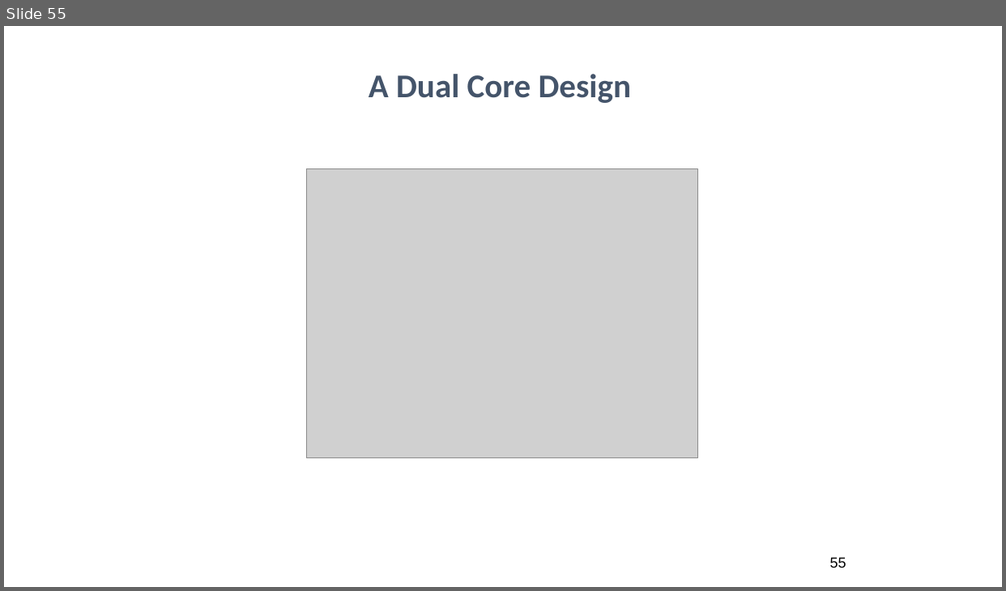
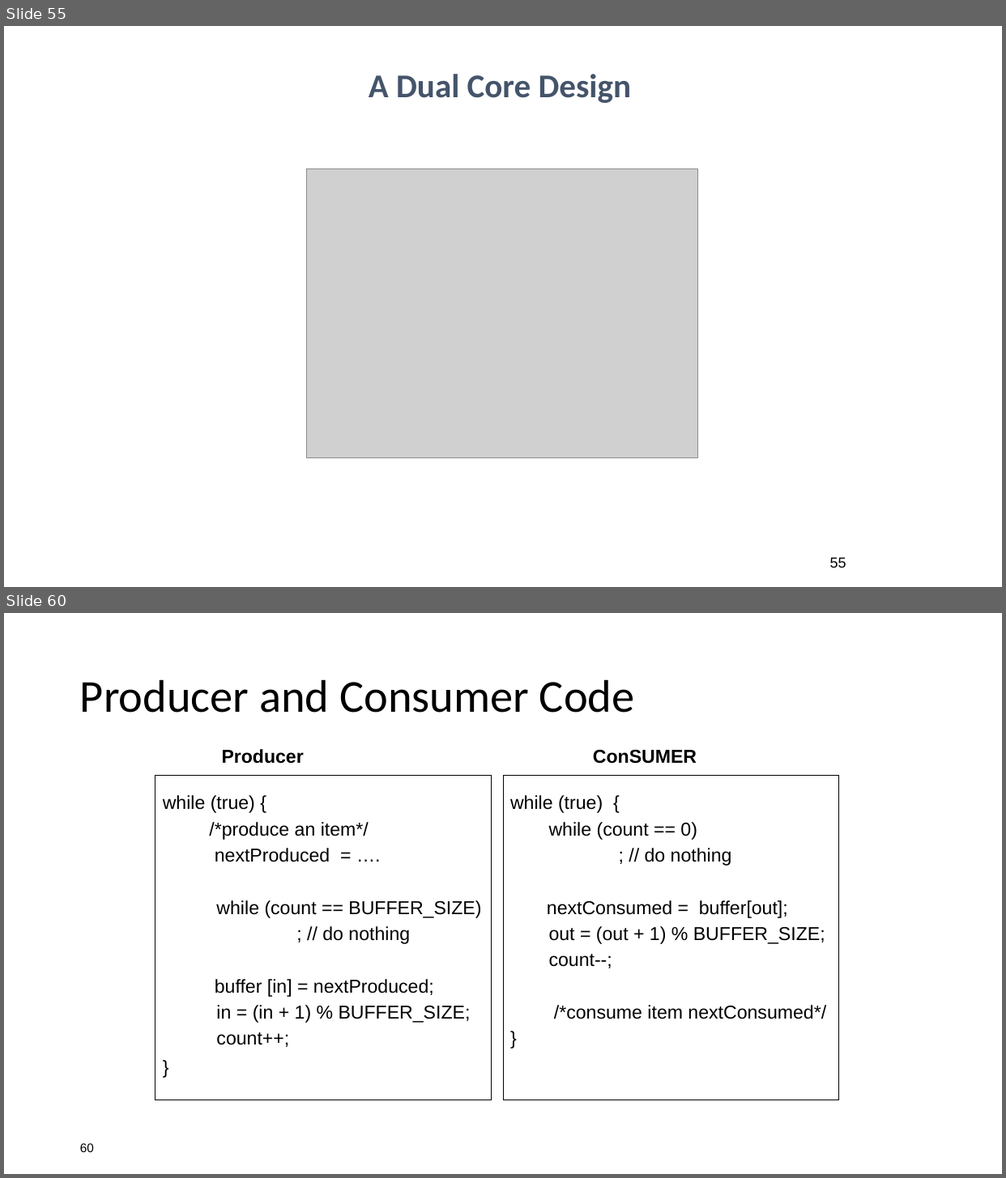
Before and after one commit to ahadsuleymanli/BHOS_IT_19_1, a slide deck: WEEK13/Week 13.pptx. Shown one above the other, each under a label of ours: slide 55 before the commit, slides 55 and 60 after it; the slides between them are not shown. The pictures are 1006x591 and 1006x1178 pixels, drawn with LibreOffice and Linux fonts; fonts in the diff are those of the drawing; grey boxes stand for pictures. Boxes give left, top, right and bottom in pixels: in the first picture for what was removed or moved away, otherwise in the second. Text is boxed around its words. In the diff, an @@ line names an element or a change of style, - is before the commit and + after.

```diff
--- a/WEEK13/Week 13.pptx
+++ b/WEEK13/Week 13.pptx
@@ slide 60 added at (4,613,1002,1174), background #FFFFFF @@
@@ title added at (80,679,635,713), 44 pt, text #000000 @@
+Producer and Consumer Code
@@ text added at (222,749,304,764), 18 pt, text #000000, bold @@
+Producer
@@ text added at (593,750,697,764), 18 pt, text #000000, bold @@
+ConSUMER
@@ rectangle added at (155,776,492,1100), outline #000000 0.25 pt @@
@@ rectangle added at (503,776,839,1100), outline #000000 0.25 pt @@
@@ text added at (163,795,481,1047), 18 pt, text #000000 @@
+while (true) {
+/*produce an item*/
+nextProduced = ….
+while (count == BUFFER_SIZE)
+; // do nothing
+buffer [in] = nextProduced;
+in = (in + 1) % BUFFER_SIZE;
+count++;
+}
@@ text added at (510,795,826,1020), 18 pt, text #000000 @@
+while (true) {
+while (count == 0)
+; // do nothing
+nextConsumed = buffer[out];
+out = (out + 1) % BUFFER_SIZE;
+count--;
+/*consume item nextConsumed*/
+}
@@ page number added at (80,1144,94,1152), 12 pt, text #000000 @@
+60
```
Also in this commit, not shown: 82 other slides added.
